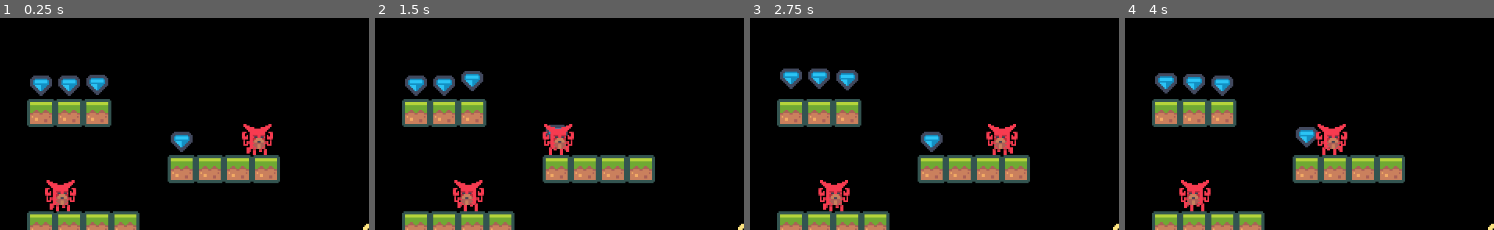
Above: before the commit, frames 1-4 (left to right).
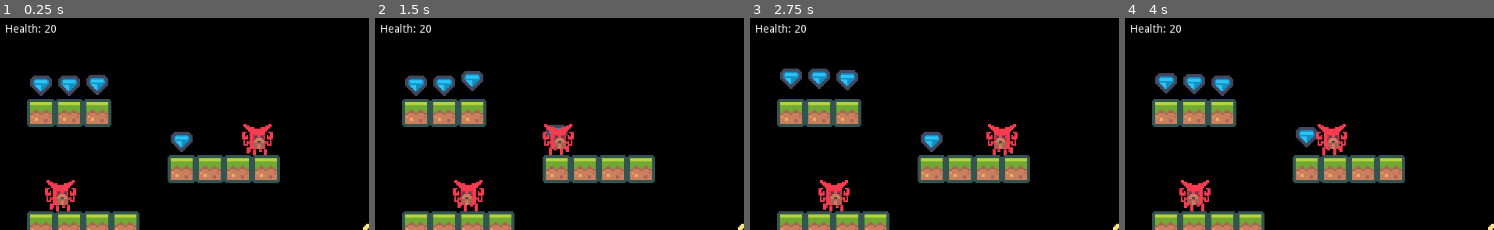
Above: after the commit, the same moments.

Repository: wesley950/sidescroller-concept-1
Game: Godot game, scene res://Content/Resources/Scenes/Main.tscn
Two runs of this game, one before a commit and one after it. Both use one fixed random seed, a clock stepped at 60 frames per second and the inputs below. Sound files missing from this copy of the repository are replaced by a short silence.
Inputs:
- Up to frame 1 (0.25 s): no input
- Up to frame 2 (1.5 s): no input
- Up to frame 3 (2.75 s): no input
- Up to frame 4 (4 s): no input
The pictures show only the part of the screen within x 0-50%, y 0-50%; the shares and areas given below are measured in that part.

The runs differ from the first frame. In frame 1, 0.3% of the frame differs, in the area x 1-16%, y 2-8%; in frame 2, 0.3%; in frame 3, 0.3%; in frame 4, 0.3%.

Commit message:
Added gui (just health display)

Diff:
--- a/Content/Resources/Actors/Enemy.gd
+++ b/Content/Resources/Actors/Enemy.gd
@@ -62,4 +62,4 @@
 			pass
 
 func get_damage_caused() -> int:
-	return randi() % 5
+	return (randi() % 3) + 1
--- a/Content/Resources/Actors/Player.gd
+++ b/Content/Resources/Actors/Player.gd
@@ -18,8 +18,10 @@
 var last_direction := Vector2()
 var was_on_air := false # not is_on_floor() on the last frame
 
-var health := 10.0
+var health := 20.0
 
+func _ready():
+	GlobalSignals.call_deferred("emit_signal", "player_health_changed", health)
 
 func _physics_process(delta):
 	var direction = get_direction()
@@ -78,7 +80,10 @@
 
 func handle_receive_damage(damager: Object):
 	var damage = damager.call("get_damage_caused")
+	var direction = damager.global_position.direction_to(global_position)
+	move_and_slide(direction * 500) # push
 	health -= damage
-	GlobalSignals.emit_signal("player_health_change", health)
+	GlobalSignals.emit_signal("player_health_changed", health)
+
 	if health <= 0:
 		handle_death()
--- /dev/null
+++ b/Content/Resources/GUI.gd
@@ -0,0 +1,12 @@
+extends CanvasLayer
+
+onready var health_display := $"Health Display"
+
+func _ready():
+	GlobalSignals.connect("player_health_changed", self, "handle_player_health_change")
+
+func handle_player_health_change(new_health):
+	if new_health < 0:
+		new_health = 0
+
+	health_display.text = "Health: %d" % [new_health]
--- a/Content/Resources/Scenes/Main.tscn
+++ b/Content/Resources/Scenes/Main.tscn
@@ -1,9 +1,10 @@
-[gd_scene load_steps=7 format=2]
+[gd_scene load_steps=8 format=2]
 
 [ext_resource path="res://Content/Resources/Actors/Player.tscn" type="PackedScene" id=1]
 [ext_resource path="res://Content/Binaries/tiles_packed.png" type="Texture" id=2]
 [ext_resource path="res://Content/Resources/Props/Diamond.tscn" type="PackedScene" id=3]
 [ext_resource path="res://Content/Resources/Actors/Enemy.tscn" type="PackedScene" id=4]
+[ext_resource path="res://Content/Resources/GUI.gd" type="Script" id=5]
 
 [sub_resource type="ConvexPolygonShape2D" id=9]
 points = PoolVector2Array( 0, 0, 18, 0, 18, 18, 0, 18 )
@@ -108,6 +109,14 @@
 position = Vector2( 423, 252 )
 
 [node name="CanvasLayer" type="CanvasLayer" parent="."]
+script = ExtResource( 5 )
+
+[node name="Health Display" type="Label" parent="CanvasLayer"]
+margin_left = 36.0
+margin_top = 36.0
+margin_right = 76.0
+margin_bottom = 50.0
+text = "Health: %d"
 
 [node name="Camera2D" type="Camera2D" parent="."]
 position = Vector2( 512, 300 )
--- a/default_bus_layout.tres
+++ b/default_bus_layout.tres
@@ -6,6 +6,7 @@
 resonance = 0.59
 
 [resource]
+bus/0/mute = true
 bus/1/name = "Enemy Walking"
 bus/1/solo = false
 bus/1/mute = false
